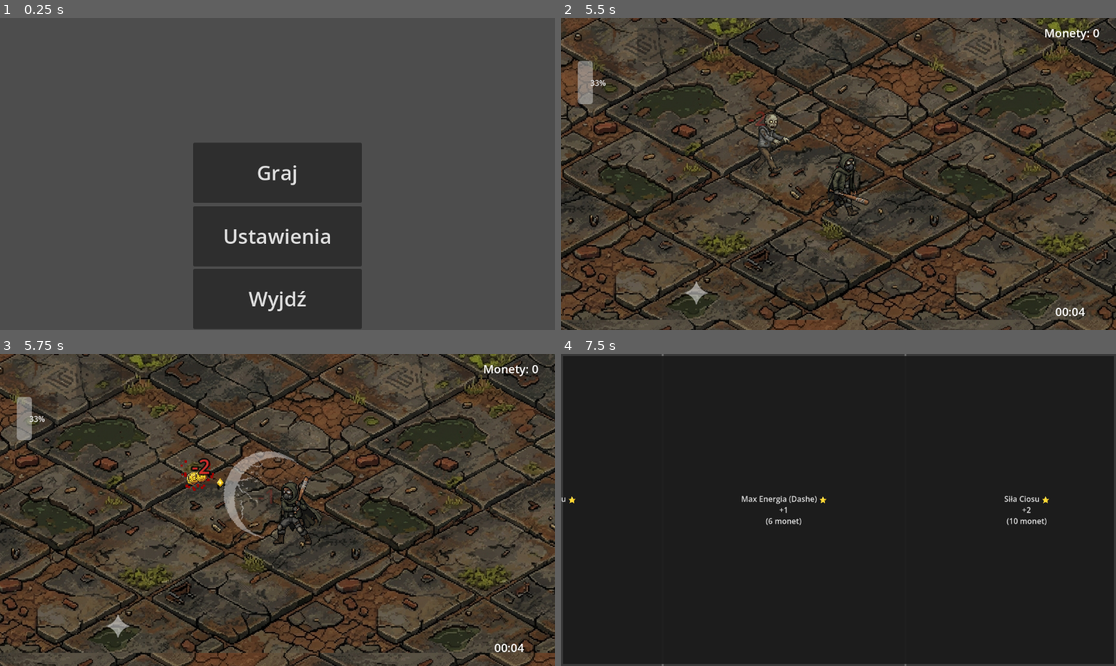
Above: before the commit, frames 1-4 (two rows, left to right).
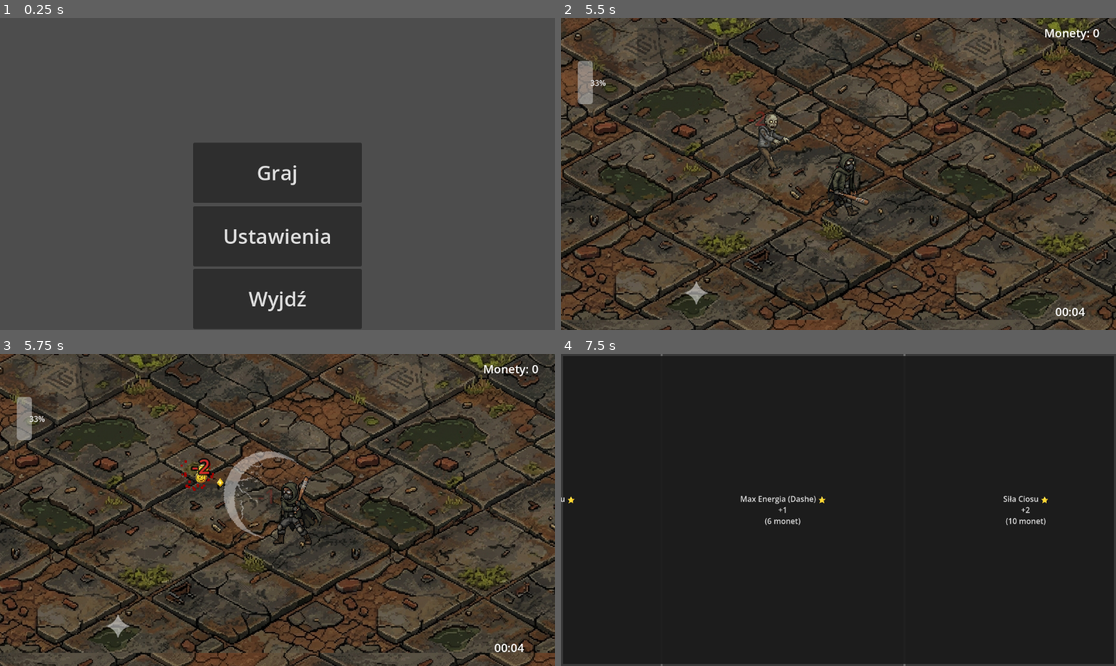
Above: after the commit, the same moments.

Repository: MarsikBlancik/HackathonV3
Game: Godot game, scene res://Menus/main_menu.tscn
The game is run twice, just before and just after one commit, with the same random seed, the same clock (stepped at 60 frames per second) and the same inputs. The engine's default icon, where the game draws it, is replaced by a stand-in: a white triangle on a blue panel in a dark square.
Inputs (mouse positions are in pixels of both pictures, inside the frame that each line leads up to):
- Up to frame 1 (0.25 s): no input
- Up to frame 2 (5.5 s): click "Graj" at 0.5 s; tap Enter at 1.25 s; move the mouse to (810, 236) at 1.27 s; hold W 1.28-2.78 s; tap B (interact) at 1.35, 4.35 s; click (810, 236) at 1.42 s; tap Space at 1.52, 2.27, 3.77, 4.52, 5.27 s; move the mouse to (1005, 220) at 2.02 s; tap F at 2.1, 5.1 s; move the mouse to (672, 127) at 2.77 s; hold A 2.78-4.28 s; tap T at 2.85 s; move the mouse to (866, 174) at 3.52 s; tap E at 3.6 s; click (866, 174) at 3.67 s; move the mouse to (755, 96) at 4.27 s; hold S 4.28-5.03 s; move the mouse to (960, 158) at 5.02 s; hold D from 5.03 s (still down)
- Up to frame 3 (5.75 s): keep holding D
- Up to frame 4 (7.5 s): move the mouse to (727, 525) at 5.77 s; release D at 5.78 s; hold W 5.78-6.53 s; tap T at 5.85 s; click (727, 525) at 5.92 s; move the mouse to (894, 441) at 6.52 s; hold D from 6.53 s (still down); tap E at 6.6 s; tap Space at 6.77 s; move the mouse to (810, 572) at 7.27 s; tap B (interact) at 7.35 s

Frames 1-2 are identical in both runs. In frame 3, 0.1% of the frame differs, in the area x 33-38%, y 35-42%; in frame 4, 0.5%, in the area x 0-88%, y 0-100%.

Commit message:
Add new stats and a magnet

Diff:
--- a/Coin/coin.gd
+++ b/Coin/coin.gd
@@ -1,18 +1,20 @@
 extends Area2D
 
 @export var coin_value: int = 1
-@export var magnet_range: float = 150.0 # Zasięg, z którego moneta "zauważa" gracza
-@export var follow_speed: float = 200.0 # Początkowa prędkość przyciągania
+@export var magnet_range: float = 150.0
+@export var follow_speed: float = 200.0
 
 var player: Node2D = null
 var is_following: bool = false
 var float_tween: Tween
 
 func _ready() -> void:
+	add_to_group("Drop") # <--- NOWOŚĆ: Grupa dla Globalnego Magnesu
+
 	# Szukamy gracza na scenie
 	player = get_tree().get_first_node_in_group("Player")
 
-	# Prosta animacja "lewitowania" monety góra-dół
+	# Prosta animacja "lewitowania" monety
 	float_tween = create_tween().set_loops()
 	float_tween.tween_property($Sprite2D, "position:y", -4.0, 0.6).as_relative().set_ease(Tween.EASE_IN_OUT).set_trans(Tween.TRANS_SINE)
 	float_tween.tween_property($Sprite2D, "position:y", 4.0, 0.6).as_relative().set_ease(Tween.EASE_IN_OUT).set_trans(Tween.TRANS_SINE)
@@ -22,7 +24,7 @@
 
 func _process(delta: float) -> void:
 	if is_instance_valid(player):
-		# 1. Sprawdzanie czy gracz wszedł w strefę magnesu
+		# 1. Sprawdzanie czy gracz wszedł w lokalną strefę
 		if not is_following:
 			if global_position.distance_to(player.global_position) <= magnet_range:
 				is_following = true
@@ -32,9 +34,16 @@
 		# 2. Lot w stronę gracza
 		if is_following:
 			var direction = (player.global_position - global_position).normalized()
-			# Zwiększamy prędkość z każdą klatką, żeby moneta na pewno dogoniła gracza
 			follow_speed += 600.0 * delta
 			global_position += direction * follow_speed * delta
+
+# --- NOWA FUNKCJA DLA GLOBALNEGO MAGNESU ---
+func magnetize_to(target_player: Node2D) -> void:
+	player = target_player
+	is_following = true
+	follow_speed = max(follow_speed, 800.0) # Szybki zryw!
+	if float_tween:
+		float_tween.kill() # Upewniamy się, że przerywa animację zawieszenia
 
 func _on_collected(node: Node2D) -> void:
 	var player_node = null
--- a/Enemies/enemy.gd
+++ b/Enemies/enemy.gd
@@ -25,6 +25,9 @@
 # --- ZMIENNE POMOCNICZE ---
 var player: Node2D = null
 var time_since_last_attack: float = 0.0
+# Upewnij się, że ścieżka do Magnet.tscn jest poprawna!
+const MAGNET_SCENE = preload("res://Magnet.tscn")
+var magnet_drop_chance: float = 0.015 # 1.5% szansy na wypadnięcie magnesu
 
 # --- ZMIENNE ANIMACJI I STANÓW ---
 @onready var animated_sprite: AnimatedSprite2D = $AnimatedSprite2D
@@ -196,6 +199,14 @@
 	tween.chain().tween_callback(label.queue_free)
 
 func die() -> void:
+
+	if randf() < magnet_drop_chance and MAGNET_SCENE:
+		var magnet = MAGNET_SCENE.instantiate()
+		magnet.global_position = global_position
+		# Dodajemy mały rozrzut, żeby magnes nie upadł idealnie w tym samym pikselu co XP
+		var random_offset = Vector2(randf_range(-15, 15), randf_range(-15, 15))
+		magnet.global_position += random_offset
+		get_parent().call_deferred("add_child", magnet)
 	# Wyrzucanie XP
 	if xp_gem_scene != null:
 		var gem = xp_gem_scene.instantiate()
--- a/Enemies/ranged_enemy.gd
+++ b/Enemies/ranged_enemy.gd
@@ -24,6 +24,8 @@
 var player: Node2D = null
 var time_since_last_attack: float = 0.0
 var is_attacking: bool = false # <--- NOWE: Blokada animacji
+const MAGNET_SCENE = preload("res://Magnet.tscn")
+var magnet_drop_chance: float = 0.015 # 1.5% szansy
 
 # --- WĘZŁY ---
 @onready var animated_sprite: AnimatedSprite2D = $AnimatedSprite2D # <--- NOWE: Referencja do Sprite'a
@@ -150,6 +152,17 @@
 	tween.chain().tween_callback(label.queue_free)
 
 func die() -> void:
+
+	# --- RZUT NA MAGNES ---
+	if randf() < magnet_drop_chance and MAGNET_SCENE:
+		var magnet = MAGNET_SCENE.instantiate()
+		magnet.global_position = global_position
+
+		# Mały rozrzut, żeby magnes nie upadł idealnie w punkcie XP/monety
+		var random_offset = Vector2(randf_range(-15, 15), randf_range(-15, 15))
+		magnet.global_position += random_offset
+
+		get_parent().call_deferred("add_child", magnet)
 	# Wyrzucanie XP
 	if xp_gem_scene != null:
 		var gem = xp_gem_scene.instantiate()
--- /dev/null
+++ b/Magnet.tscn
@@ -0,0 +1,16 @@
+[gd_scene format=3 uid="uid://djmj8pmfo7pny"]
+
+[ext_resource type="Script" uid="uid://d3e8ese56mr53" path="res://magnet.gd" id="1_ock5g"]
+[ext_resource type="Texture2D" uid="uid://bg6fn6js05eym" path="res://icon.svg" id="2_qs5to"]
+
+[sub_resource type="CircleShape2D" id="CircleShape2D_ojo8g"]
+
+[node name="Magnet" type="Area2D" unique_id=1805713790]
+collision_mask = 15
+script = ExtResource("1_ock5g")
+
+[node name="Sprite2D" type="Sprite2D" parent="." unique_id=599325053]
+texture = ExtResource("2_qs5to")
+
+[node name="CollisionShape2D" type="CollisionShape2D" parent="." unique_id=4393927]
+shape = SubResource("CircleShape2D_ojo8g")
--- a/Player/player.gd
+++ b/Player/player.gd
@@ -519,6 +519,7 @@
 
 # Słownik pamiętający, ile razy gracz kupił dane ulepszenie
 var purchased_upgrades: Dictionary = {}
+var shop_reroll_count: int = 0
 
 func spend_coins(amount: int) -> bool:
 	if coins >= amount:
--- a/Shop/shop.gd
+++ b/Shop/shop.gd
@@ -7,7 +7,8 @@
 @onready var button3 = $ShopUI/Panel/HBoxContainer/Button3
 @onready var exit_button = $ShopUI/Panel/HBoxContainer/Button4 # <--- Przycisk wyjścia
 @onready var reroll_button = $ShopUI/Panel/HBoxContainer/Button5 # <--- Referencja do przycisku
-var reroll_count: int = 0
+
+
 var base_reroll_price: int = 2 # Startowa cena po darmowych próbach
 
 var player_node: Node2D = null
@@ -29,9 +30,9 @@
 var current_offers = [] # Tu będziemy trzymać aktualnie wylosowane przedmioty
 
 func _ready() -> void:
+	exit_button.text = "Wyjdź \n (za darmo)"
 	prompt.hide()
 	shop_ui.hide()
-	exit_button.text = "Wyjdź\n(Za darmo)"
 
 	# Podłączenie sygnałów
 	button1.pressed.connect(_on_button1_pressed)
@@ -39,7 +40,6 @@
 	button3.pressed.connect(_on_button3_pressed)
 	exit_button.pressed.connect(_on_button4_pressed)
 	reroll_button.pressed.connect(_on_reroll_pressed)
-	update_reroll_button_text()
 
 func _on_body_entered(body: Node2D) -> void:
 	if body.is_in_group("Player"):
@@ -71,6 +71,7 @@
 		open_shop()
 
 func open_shop() -> void:
+	update_reroll_button_text()
 	roll_shop_items() # Losujemy przedmioty przed pokazaniem UI!
 	shop_ui.show()
 	prompt.hide()
@@ -190,15 +191,24 @@
 
 # Funkcja obliczająca aktualny koszt odświeżenia
 func get_reroll_price() -> int:
-	if reroll_count < 2:
+	# Odczytujemy licznik bezpośrednio z gracza
+	var global_rerolls = 0
+	if player_node:
+		global_rerolls = player_node.shop_reroll_count
+
+	if global_rerolls < 2:
 		return 0
-	# Formuła: cena rośnie o 2 monety przy każdym kolejnym odświeżeniu
-	return base_reroll_price + (reroll_count - 2) * 2
+	return base_reroll_price + (global_rerolls - 2) * 2
 
 func update_reroll_button_text() -> void:
 	var price = get_reroll_price()
+	var global_rerolls = 0
+	if player_node:
+		global_rerolls = player_node.shop_reroll_count
+
 	if price == 0:
-		reroll_button.text = "Odśwież\n(Darmowe: %d/2)" % [reroll_count + 1]
+		# Pokazujemy postęp darmowych rzutów (np. 1/2, 2/2)
+		reroll_button.text = "Odśwież\n(Darmowe: %d/2)" % [global_rerolls + 1]
 	else:
 		reroll_button.text = "Odśwież\n(%d monet)" % [price]
 
@@ -216,7 +226,9 @@
 		execute_reroll()
 
 func execute_reroll() -> void:
-	reroll_count += 1
-	roll_shop_items() # Losujemy nowe przedmioty
-	update_reroll_button_text() # Aktualizujemy tekst na przycisku
-	print("Sklep odświeżony! Liczba rerolli: ", reroll_count)
+	# Zwiększamy licznik u gracza, a nie w sklepie!
+	if player_node:
+		player_node.shop_reroll_count += 1
+
+	roll_shop_items()
+	update_reroll_button_text()
--- a/XP/xp_gem.gd
+++ b/XP/xp_gem.gd
@@ -8,6 +8,8 @@
 var is_magnetized: bool = false
 
 func _ready() -> void:
+	add_to_group("Drop") # <--- NOWOŚĆ: Grupa dla Globalnego Magnesu
+
 	# Podpięcie sygnałów kolizji
 	body_entered.connect(_on_collected)
 	area_entered.connect(_on_collected)
@@ -21,11 +23,11 @@
 			player = get_tree().current_scene.find_child("Player", true, false)
 		return
 
-	var dist = global_position.distance_to(player.global_position)
-
-	# Włączenie magnesu
-	if dist < magnet_distance:
-		is_magnetized = true
+	# Włączenie lokalnego magnesu
+	if not is_magnetized:
+		var dist = global_position.distance_to(player.global_position)
+		if dist < magnet_distance:
+			is_magnetized = true
 
 	# Ruch w stronę gracza
 	if is_magnetized:
@@ -33,8 +35,14 @@
 		global_position += direction * collect_speed * delta
 		collect_speed += 10.0 # Przyspiesza z czasem, by zawsze dogonić
 
+# --- NOWA FUNKCJA DLA GLOBALNEGO MAGNESU ---
+func magnetize_to(target_player: Node2D) -> void:
+	player = target_player
+	is_magnetized = true
+	collect_speed = max(collect_speed, 800.0) # Nadaje wielką prędkość od razu!
+
 func _on_collected(body_or_area: Node) -> void:
-	# Sprawdzamy co w nas uderzyło (czy to sam Gracz, czy jego strefa ataku/kolizji)
+	# Sprawdzamy co w nas uderzyło
 	var target = body_or_area
 	if not target.is_in_group("Player") and target.name != "Player":
 		target = body_or_area.get_parent()
--- /dev/null
+++ b/magnet.gd
@@ -0,0 +1,27 @@
+extends Area2D
+
+func _ready() -> void:
+	# Dodajmy fajny efekt "unoszenia się" magnesu na ziemi
+	var tween = create_tween().set_loops()
+	tween.tween_property($Sprite2D, "position:y", -5.0, 1.0).set_ease(Tween.EASE_IN_OUT).set_trans(Tween.TRANS_SINE)
+	tween.tween_property($Sprite2D, "position:y", 0.0, 1.0).set_ease(Tween.EASE_IN_OUT).set_trans(Tween.TRANS_SINE)
+
+	body_entered.connect(_on_body_entered)
+
+func _on_body_entered(body: Node2D) -> void:
+	if body.is_in_group("Player"):
+		activate_magnet(body)
+
+		# Opcjonalnie: odtwórz dźwięk podniesienia magnesu
+
+		queue_free() # Zniszcz magnes po zebraniu
+
+func activate_magnet(player: Node2D) -> void:
+	print("Magnes zebrany! Przyciągam cały łup...")
+
+	# Pobieramy wszystkie obiekty, które są w grupie "Drop"
+	var all_drops = get_tree().get_nodes_in_group("Drop")
+
+	for drop in all_drops:
+		if is_instance_valid(drop) and drop.has_method("magnetize_to"):
+			drop.magnetize_to(player)
Not shown, added: magnet.gd.uid
